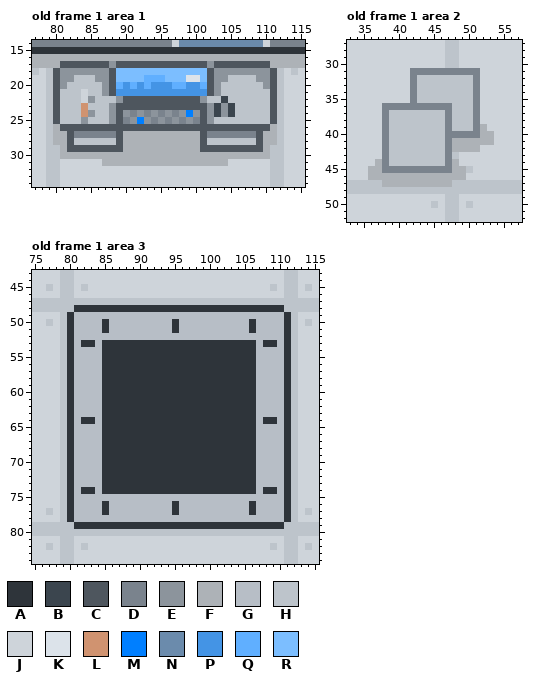
A pixel-art file gets an edit: assets/sprites/_aseprite/environment/concept.aseprite. Above: the version before the commit.
192x128 pixels, 1 frame. Colours within 5 levels of each other are drawn and written as one. Shown: old frame 1 area 1: x 77..115, y 14..34; old frame 1 area 2: x 33..57, y 27..52; old frame 1 area 3: x 75..115, y 43..84. The commit also changed other frames or places, which this record leaves out.
Visible layers, top first: "chaser", "kamikazer", "stalker", "engineer", "seeker", "Obstacles", "Props", "Props Shadows", "Shadows", "Base".
Palette (. is transparent): A #2e343a  B #3b454e  C #4e565e  D #7a838d  E #8c949c  F #adb2b7  G #b7bec6  H #bdc4cb  J #ced4da  K #dce3ea  L #d09370  M #007fff  N #6b8bac  P #4494e5  Q #60afff  R #7cbeff
Pixels before, old frame 1 area 1, first column x 77:
14 DDDDDDDDDDDDDDDDDDDDJNNNNNNNNNNNNJDDDDD
15 AAAAAAAAAAAAAAAAAAAAAAAAAAAAAAAAAAAAAAA
16 FFFFFFFFFFFFFFFFFFFFFFFFFFFFFFFFFFFFFFF
17 FFFFCCCCCCCECCCCCCCCCCCCCECCCCCCCCFFFFF
18 HJHCEEEEEEECRRRRRRRRRRRRRCEEEEEEEECHJHJ
19 JJHCEEHHHEECRRRRQQQRRRKKRCEEHHHHEECHJJJ
20 JJHCEHHHHHECQPQPQPPPQQPPQCEHHHHHHECHJJJ
21 JJHCHHHJHHECPPPPPPPPPPPPPCEHHHHHHHCHJJJ
22 JJHCHHHJEHHHECCCCCCCCCCCEHHBHHHHHHCHJJJ
23 JJHCHHHLHHHECCCCCCCCCCCCCEBEBHHHHHCHJJJ
24 JJHCHHHLEHHECEDEDEDEDEMECEBEBHHHHHCHJJJ
25 JJHCHHHEHHHECDEMEDEDEDEDCEHHHHHHHHCHJJJ
26 JJHFCCCCCCCCCCCCCCCCCCCCCCCCCCCCCCFHJJJ
27 JJHFFCDDDDDDCFFFFFFFFFFFCDDDDDDDCFFHJJJ
28 JJHFFCHHHHHHCFFFFFFFFFFFCHHHHHHHCFFHJJJ
29 JJHHFCCCCCCCCFFFFFFFFFFFCCCCCCCCCFHHJJJ
30 JJHHFFFFFFFFFFFFFFFFFFFFFFFFFFFFFFHHJJJ
31 JJHHJJJJJJFFFFFFFFFFFFFFFFFFJJJJJJHHJJJ
32 JJHHJJJJJJJJJJJJJJJJJJJJJJJJJJJJJJHHJJJ
33 JJHHJJJJJJJJJJJJJJJJJJJJJJJJJJJJJJHHJJJ
34 JJHHJJJJJJJJJJJJJJJJJJJJJJJJJJJJJJHHJJJ
Pixels before, old frame 1 area 2, first column x 33:
27 JJJJJJJJJJJJJJHHJJJJJJJJJ
28 JJJJJJJJJJJJJJHHJJJJJJJJJ
29 JJJJJJJJJJJJJJHHJJJJJJJJJ
30 JJJJJJJJJJJJJJHHJJJJJJJJJ
31 JJJJJJJJJDDDDDDDDDDJJJJJJ
32 JJJJJJJJJDHHHHHHHHDJJJJJJ
33 JJJJJJJJJDHHHHHHHHDJJJJJJ
34 JJJJJJJJJDHHHHHHHHDJJJJJJ
35 JJJJJJJJJDHHHHHHHHDJJJJJJ
36 JJJJJDDDDDDDDDDHHHDJJJJJJ
37 JJJJJDHHHHHHHHDHHHDJJJJJJ
38 JJJJJDHHHHHHHHDHHHDJJJJJJ
39 JJJJJDHHHHHHHHDHHHDFJJJJJ
40 JJJJJDHHHHHHHHDDDDDFFJJJJ
41 JJJJJDHHHHHHHHDFFFFFFJJJJ
42 JJJJJDHHHHHHHHDFFFFJJJJJJ
43 JJJJJDHHHHHHHHDHJJJJJJJJJ
44 JJJJFDHHHHHHHHDFJJJJJJJJJ
45 JJJFFDDDDDDDDDDFFHJJJJJJJ
46 JJJFFFFFFFFFFFFFFJJJJJJJJ
47 HHHHHFFFFFFFFFFHHHHHHHHHH
48 HHHHHHHHHHHHHHHHHHHHHHHHH
49 JJJJJJJJJJJJJJHHJJJJJJJJJ
50 JJJJJJJJJJJJHJHHJHJJJJJJJ
51 JJJJJJJJJJJJJJHHJJJJJJJJJ
52 JJJJJJJJJJJJJJHHJJJJJJJJJ
Pixels before, old frame 1 area 3, first column x 75:
43 JJJJHHJJJJJJJJJJJJJJJJJJJJJJJJJJJJJJHHJJJ
44 JJJJHHJJJJJJJJJJJJJJJJJJJJJJJJJJJJJJHHJJJ
45 JJHJHHJHJJJJJJJJJJJJJJJJJJJJJJJJJJHJHHJHJ
46 JJJJHHJJJJJJJJJJJJJJJJJJJJJJJJJJJJJJHHJJJ
47 HHHHHHHHHHHHHHHHHHHHHHHHHHHHHHHHHHHHHHHHH
48 HHHHHHAAAAAAAAAAAAAAAAAAAAAAAAAAAAAAHHHHH
49 JJJJHAGGGGGGGGGGGGGGGGGGGGGGGGGGGGGGAHJJJ
50 JJHJHAGGGGAGGGGGGGGGAGGGGGGGGGGAGGGGAHJHJ
51 JJJJHAGGGGAGGGGGGGGGAGGGGGGGGGGAGGGGAHJJJ
52 JJJJHAGGGGGGGGGGGGGGGGGGGGGGGGGGGGGGAHJJJ
53 JJJJHAGAAGAAAAAAAAAAAAAAAAAAAAAAGAAGAHJJJ
54 JJJJHAGGGGAAAAAAAAAAAAAAAAAAAAAAGGGGAHJJJ
55 JJJJHAGGGGAAAAAAAAAAAAAAAAAAAAAAGGGGAHJJJ
56 JJJJHAGGGGAAAAAAAAAAAAAAAAAAAAAAGGGGAHJJJ
57 JJJJHAGGGGAAAAAAAAAAAAAAAAAAAAAAGGGGAHJJJ
58 JJJJHAGGGGAAAAAAAAAAAAAAAAAAAAAAGGGGAHJJJ
59 JJJJHAGGGGAAAAAAAAAAAAAAAAAAAAAAGGGGAHJJJ
60 JJJJHAGGGGAAAAAAAAAAAAAAAAAAAAAAGGGGAHJJJ
61 JJJJHAGGGGAAAAAAAAAAAAAAAAAAAAAAGGGGAHJJJ
62 JJJJHAGGGGAAAAAAAAAAAAAAAAAAAAAAGGGGAHJJJ
63 JJJJHAGGGGAAAAAAAAAAAAAAAAAAAAAAGGGGAHJJJ
64 JJJJHAGAAGAAAAAAAAAAAAAAAAAAAAAAGAAGAHJJJ
65 JJJJHAGGGGAAAAAAAAAAAAAAAAAAAAAAGGGGAHJJJ
66 JJJJHAGGGGAAAAAAAAAAAAAAAAAAAAAAGGGGAHJJJ
67 JJJJHAGGGGAAAAAAAAAAAAAAAAAAAAAAGGGGAHJJJ
68 JJJJHAGGGGAAAAAAAAAAAAAAAAAAAAAAGGGGAHJJJ
69 JJJJHAGGGGAAAAAAAAAAAAAAAAAAAAAAGGGGAHJJJ
70 JJJJHAGGGGAAAAAAAAAAAAAAAAAAAAAAGGGGAHJJJ
71 JJJJHAGGGGAAAAAAAAAAAAAAAAAAAAAAGGGGAHJJJ
72 JJJJHAGGGGAAAAAAAAAAAAAAAAAAAAAAGGGGAHJJJ
73 JJJJHAGGGGAAAAAAAAAAAAAAAAAAAAAAGGGGAHJJJ
74 JJJJHAGAAGAAAAAAAAAAAAAAAAAAAAAAGAAGAHJJJ
75 JJJJHAGGGGGGGGGGGGGGGGGGGGGGGGGGGGGGAHJJJ
76 JJJJHAGGGGAGGGGGGGGGAGGGGGGGGGGAGGGGAHJJJ
77 JJHJHAGGGGAGGGGGGGGGAGGGGGGGGGGAGGGGAHJHJ
78 JJJJHAGGGGGGGGGGGGGGGGGGGGGGGGGGGGGGAHJJJ
79 HHHHHHAAAAAAAAAAAAAAAAAAAAAAAAAAAAAAHHHHH
80 HHHHHHHHHHHHHHHHHHHHHHHHHHHHHHHHHHHHHHHHH
81 JJJJHHJJJJJJJJJJJJJJJJJJJJJJJJJJJJJJHHJJJ
82 JJHJHHJHJJJJJJJJJJJJJJJJJJJJJJJJJJHJHHJHJ
83 JJJJHHJJJJJJJJJJJJJJJJJJJJJJJJJJJJJJHHJJJ
84 JJJJHHJJJJJJJJJJJJJJJJJJJJJJJJJJJJJJHHJJJ
After:
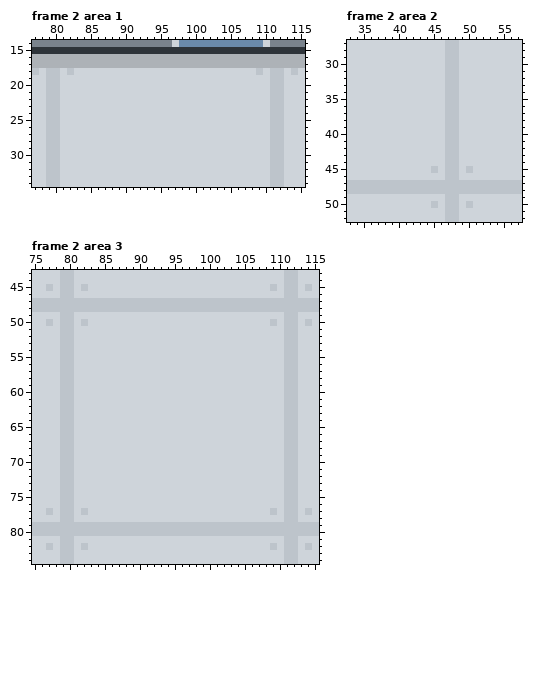
A new or re-ordered frame is compared with the old frame closest to it.
Changes in this commit:
frames 1 -> 3
Changed rows in their new state; - is an unchanged pixel.
Frame 2 area 1 is new; against old frame 1, layers "Props", "Props Shadows":
first column x 80:
17 -FFFFFFFFFFFFFFFFFFFFFFFFFFFFFF-
18 HJHJJJJJJJJJJJJJJJJJJJJJJJJJJHJH
19 HJJJJJJJJJJJJJJJJJJJJJJJJJJJJJJH
20 HJJJJJJJJJJJJJJJJJJJJJJJJJJJJJJH
21 HJJJ-JJJJJJJJJJJJJJJJJJJJJJJJJJH
22 HJJJ-JJJJJJJJJJJJJJJJJJJJJJJJJJH
23 HJJJJJJJJJJJJJJJJJJJJJJJJJJJJJJH
24 HJJJJJJJJJJJJJJJJJJJJJJJJJJJJJJH
25 HJJJJJJJJJJJJJJJJJJJJJJJJJJJJJJH
26 HJJJJJJJJJJJJJJJJJJJJJJJJJJJJJJH
27 HJJJJJJJJJJJJJJJJJJJJJJJJJJJJJJH
28 HJJJJJJJJJJJJJJJJJJJJJJJJJJJJJJH
29 -JJJJJJJJJJJJJJJJJJJJJJJJJJJJJJ-
30 -JJJJJJJJJJJJJJJJJJJJJJJJJJJJJJ-
31 -------JJJJJJJJJJJJJJJJJJ-------
Frame 2 area 2 is new; against old frame 1, layers "Props", "Props Shadows":
first column x 36:
31 ------JJJJJHHJJJ--
32 ------JJJJJ--JJJ--
33 ------JJJJJ--JJJ--
34 ------JJJJJ--JJJ--
35 ------JJJJJ--JJJ--
36 --JJJJJJJJJH-JJJ--
37 --JJJJJJJJJH-JJJ--
38 --JJJJJJJJJH-JJJ--
39 --JJJJJJJJJH-JJJJ-
40 --JJJJJJJJJHHJJJJJ
41 --JJJJJJJJJHHJJJJJ
42 --JJJJJJJJJHHJJJ--
43 --JJJJJJJJJH------
44 -JJJJJJJJJJHH-----
45 JJJJJJJJJHJHHJ----
46 JJJJJJJJJJJHHJ----
47 --HHHHHHHHHH------
Frame 2 area 3 is new; against old frame 1, layer "Obstacles":
first column x 80:
48 -HHHHHHHHHHHHHHHHHHHHHHHHHHHHHH-
49 HJJJJJJJJJJJJJJJJJJJJJJJJJJJJJJH
50 HJHJJJJJJJJJJJJJJJJJJJJJJJJJJHJH
51 HJJJJJJJJJJJJJJJJJJJJJJJJJJJJJJH
52 HJJJJJJJJJJJJJJJJJJJJJJJJJJJJJJH
53 HJJJJJJJJJJJJJJJJJJJJJJJJJJJJJJH
54 HJJJJJJJJJJJJJJJJJJJJJJJJJJJJJJH
55 HJJJJJJJJJJJJJJJJJJJJJJJJJJJJJJH
56 HJJJJJJJJJJJJJJJJJJJJJJJJJJJJJJH
57 HJJJJJJJJJJJJJJJJJJJJJJJJJJJJJJH
58 HJJJJJJJJJJJJJJJJJJJJJJJJJJJJJJH
59 HJJJJJJJJJJJJJJJJJJJJJJJJJJJJJJH
60 HJJJJJJJJJJJJJJJJJJJJJJJJJJJJJJH
61 HJJJJJJJJJJJJJJJJJJJJJJJJJJJJJJH
62 HJJJJJJJJJJJJJJJJJJJJJJJJJJJJJJH
63 HJJJJJJJJJJJJJJJJJJJJJJJJJJJJJJH
64 HJJJJJJJJJJJJJJJJJJJJJJJJJJJJJJH
65 HJJJJJJJJJJJJJJJJJJJJJJJJJJJJJJH
66 HJJJJJJJJJJJJJJJJJJJJJJJJJJJJJJH
67 HJJJJJJJJJJJJJJJJJJJJJJJJJJJJJJH
68 HJJJJJJJJJJJJJJJJJJJJJJJJJJJJJJH
69 HJJJJJJJJJJJJJJJJJJJJJJJJJJJJJJH
70 HJJJJJJJJJJJJJJJJJJJJJJJJJJJJJJH
71 HJJJJJJJJJJJJJJJJJJJJJJJJJJJJJJH
72 HJJJJJJJJJJJJJJJJJJJJJJJJJJJJJJH
73 HJJJJJJJJJJJJJJJJJJJJJJJJJJJJJJH
74 HJJJJJJJJJJJJJJJJJJJJJJJJJJJJJJH
75 HJJJJJJJJJJJJJJJJJJJJJJJJJJJJJJH
76 HJJJJJJJJJJJJJJJJJJJJJJJJJJJJJJH
77 HJHJJJJJJJJJJJJJJJJJJJJJJJJJJHJH
78 HJJJJJJJJJJJJJJJJJJJJJJJJJJJJJJH
79 -HHHHHHHHHHHHHHHHHHHHHHHHHHHHHH-
Where, in picture pixels (left, top, right, bottom), the same in both pictures:
changed: (53, 61, 277, 166)
changed: (368, 68, 494, 187)
changed: (67, 305, 291, 529)
